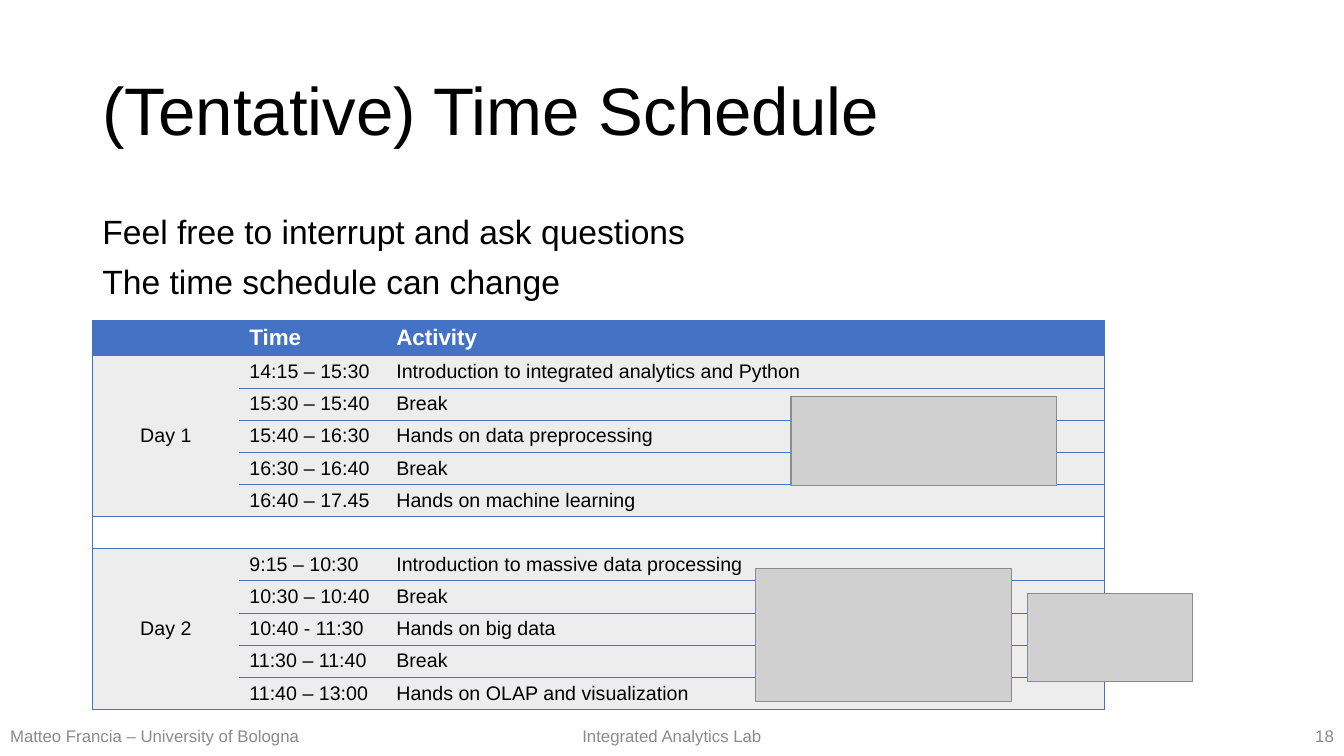
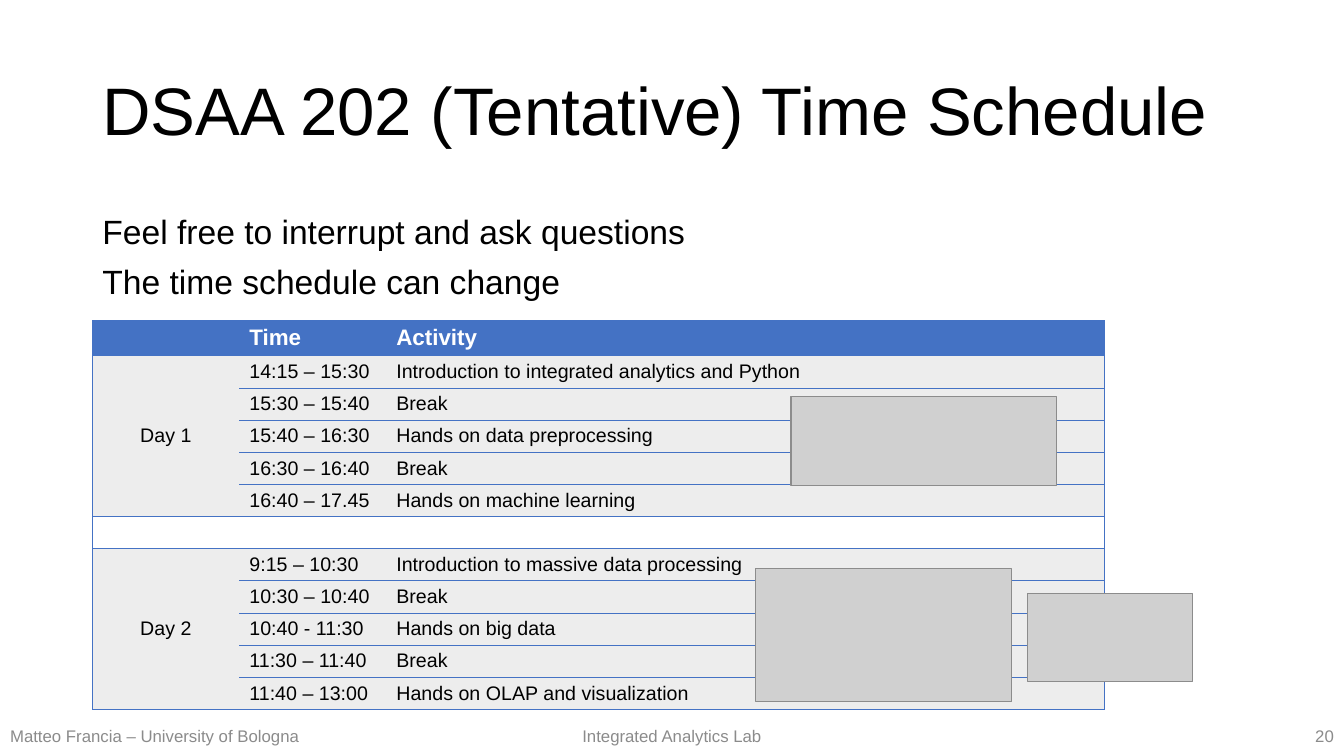
Before and after one commit to w4bo/teaching-handsondatapipelines, a slide deck: slide 20 of materials/00-Intro.pptx (slide 18 before the commit). Drawn at 1344x756 pixels with LibreOffice and Linux fonts; fonts in the diff are those of the drawing; grey boxes stand for pictures. Boxes give left, top, right and bottom in pixels: in the first picture for what was removed or moved away, otherwise in the second. Text is boxed around its words. In the diff, an @@ line names an element or a change of style, - is before the commit and + after.

```diff
--- a/materials/00-Intro.pptx
+++ b/materials/00-Intro.pptx
@@ title at bbox=[102, 86, 1207, 147]: text changed @@
-(Tentative) Time Schedule
+DSAA 202 (Tentative) Time Schedule
@@ page number at bbox=[1315, 730, 1334, 742]: text changed @@
-18
+20
```
Also in this commit, not shown: 3 other slides changed, 2 slides added, 3 other files.
